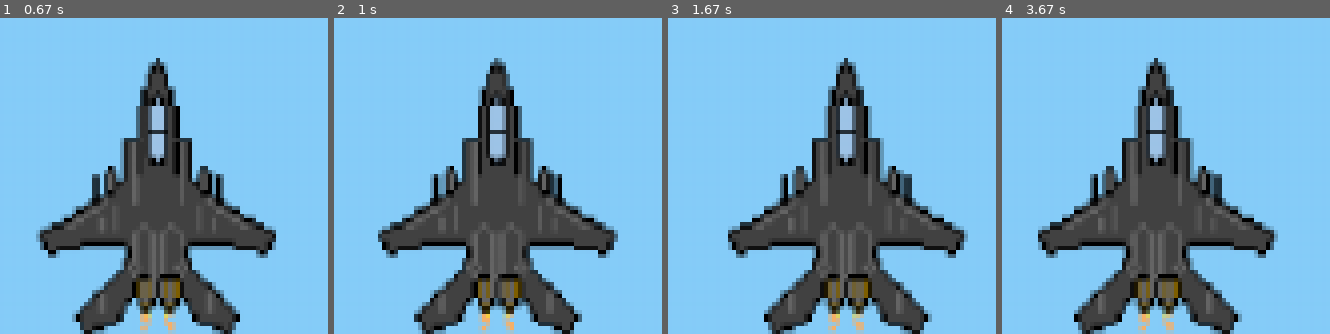
Above: before the commit, frames 1-4 (left to right).
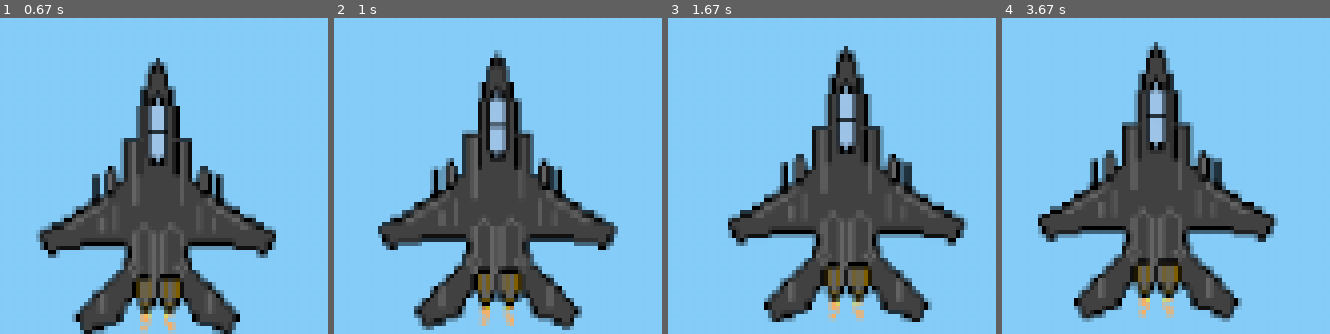
Above: after the commit, the same moments.

Repository: kaliaAldin/alienInvasion
Game: pygame game, started from app.py
Two runs of this game, one before a commit and one after it. Both use one fixed random seed, a clock stepped at 60 frames per second and the inputs below.
Inputs:
- Up to frame 1 (0.67 s): hold Right from 0.33 s (still down)
- Up to frame 2 (1 s): release Right at 0.8 s; hold Up from 0.83 s (still down)
- Up to frame 3 (1.67 s): release Up at 1.13 s; hold Right 1.17-1.63 s
- Up to frame 4 (3.67 s): hold Left 1.67-2.2 s; hold Down 2.23-2.53 s; hold Left 2.57-2.97 s; hold Up 3-3.37 s; hold Right from 3.4 s (still down)

Frame 1 is identical in both runs. In frame 2, 11% of the frame differs, in the area x 13-87%, y 10-100%; in frame 3, 17%; in frame 4, 20%, in the area x 10-85%, y 7-100%.

Commit message:
added forward and backward movment to th flight

Diff:
--- a/flight.py
+++ b/flight.py
@@ -12,17 +12,26 @@
         self.rect.centerx = self.screen_rect.centerx
         self.rect.bottom = self.screen_rect.bottom
         self.center = float(self.rect.centerx)
+        self.top = float(self.rect.top)
         self.moving_right = False
         self.moving_left = False
+        self.moving_up = False
+        self.moving_down = False
 
     def update(self):
         if self.moving_right and self.rect.right < self.screen_rect.right:
             self.center += self.ai_setting.speed_factor
         if self.moving_left and self.rect.left > 0:
             self.center -= self.ai_setting.speed_factor
+        if self.moving_up and self.rect.top > self.screen_rect.top:
+            self.top -= self.ai_setting.speed_factor
+
+        if self.moving_down and self.rect.bottom < self.screen_rect.bottom:
+            self.top += self.ai_setting.speed_factor
 
         self.rect.centerx = self.center
+        self.rect.top = self.top
 
-        #self.rect.centerx = self.center
+
     def draw(self):
         self.screen.blit(self.image, self.rect)
--- a/game_function.py
+++ b/game_function.py
@@ -2,21 +2,40 @@
 import pygame
 
 
-def check_events(airplane ):
+def check_keydown(event, airplane):
+    if event.key == pygame.K_RIGHT:
+        airplane.moving_right = True
+    elif event.key == pygame.K_LEFT:
+        airplane.moving_left = True
+    elif event.key == pygame.K_UP:
+        airplane.moving_up = True
+    elif event.key == pygame.K_DOWN:
+        airplane.moving_down = True
+
+
+def check_keyup(event, airplane):
+    if event.key == pygame.K_RIGHT:
+        airplane.moving_right = False
+    elif event.key == pygame.K_LEFT:
+        airplane.moving_left = False
+    elif event.key == pygame.K_UP:
+        airplane.moving_up = False
+    elif event.key == pygame.K_DOWN:
+        airplane.moving_down = False
+
+
+
+def check_events(airplane):
     for event in pygame.event.get():
         if event.type == pygame.QUIT:
             sys.exit()
         elif event.type == pygame.KEYDOWN:
-            if event.key == pygame.K_RIGHT:
-                airplane.moving_right = True
-            elif event.key == pygame.K_LEFT :
-                airplane.moving_left = True
+            check_keydown(event, airplane)
+
         elif event.type == pygame.KEYUP:
-            if event.key == pygame.K_RIGHT :
-                airplane.moving_right = False
-            elif event.key == pygame.K_LEFT:
-                airplane.moving_left = False
+            check_keyup(event, airplane)
 
-def update_screen(ai_setting , screen, airplane):
+
+def update_screen(ai_setting, screen, airplane):
     screen.fill(ai_setting.bg_color)
     airplane.draw()
--- a/pygameexample.py
+++ b/pygameexample.py
@@ -0,0 +1,31 @@
+import pygame
+import  sys
+
+pygame.init()
+screen = pygame.display.set_mode((1080 , 720))
+pygame.display.set_caption("Pygame eample")
+running = True
+
+screen_rect = screen.get_rect()
+#screen_center = screen_rect.center[0] , screen_rect.center[1]
+posX = screen_rect.centerx
+posY = screen_rect.centery
+
+image = pygame.image.load("images/fighter.png")
+
+
+while running:
+    gameevents = pygame.event.get()
+    mousPos = pygame.mouse.get_pos()
+    posX = mousPos[0]
+    posY = mousPos[1]
+
+
+    for event in gameevents:
+        if event.type == pygame.QUIT:
+            running = False
+            sys.exit()
+
+    screen.fill('Blue')
+    pygame.draw.rect(screen, 'Red', [posX,posY, 50, 50])
+    pygame.display.flip()
